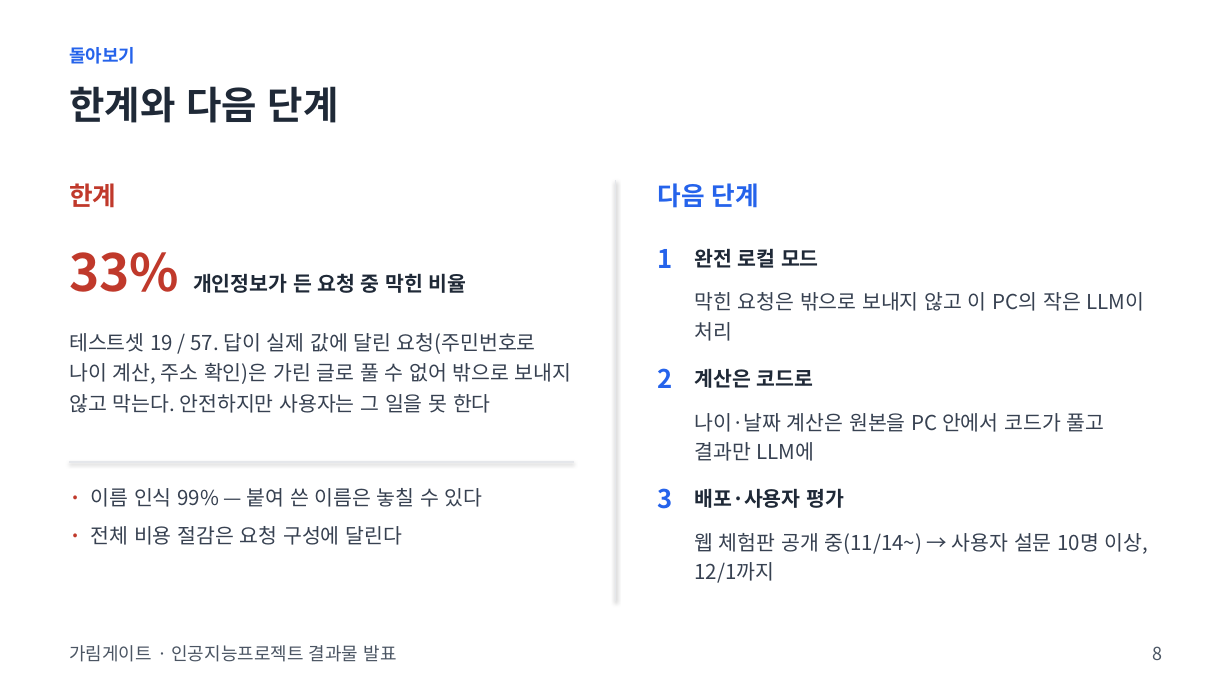
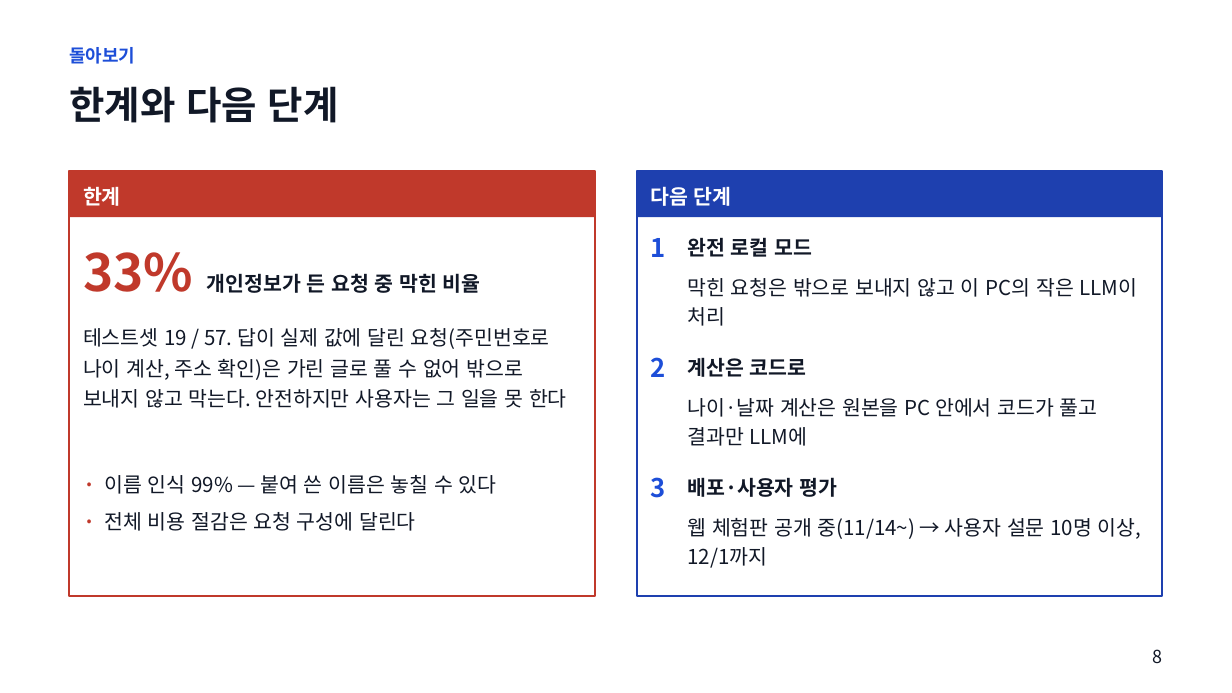
Before and after one commit to baesanggue/ai-gateway, a slide deck: slide 8 of docs/presentation/2026-11-17-garimgate.pptx. Drawn at 1232x693 pixels with LibreOffice and Linux fonts; fonts in the diff are those of the drawing. Boxes give left, top, right and bottom in pixels: in the first picture for what was removed or moved away, otherwise in the second. Text is boxed around its words. In the diff, an @@ line names an element or a change of style, - is before the commit and + after.

```diff
--- a/docs/presentation/2026-11-17-garimgate.pptx
+++ b/docs/presentation/2026-11-17-garimgate.pptx
@@ rectangle added at box(69, 171, 595, 596), fill #FFFFFF, outline #C0392B 1.5 pt @@
@@ rectangle added at box(69, 171, 595, 217), fill #C0392B @@
@@ text "한계": place and size @@
-text "한계" at box(69, 183, 116, 208)
+text "한계" at box(83, 187, 121, 206)
@@ text "한계" at box(83, 187, 121, 206): size 20 to 16 pt, text colour #C0392B to #FFFFFF; vertical alignment top to middle @@
@@ rectangle added at box(637, 171, 1163, 596), fill #FFFFFF, outline #1E40AF 1.5 pt @@
@@ rectangle added at box(637, 171, 1163, 217), fill #1E40AF @@
@@ text "다음 단계" at box(651, 186, 732, 206): size 20 to 16 pt, text colour #2563EB to #FFFFFF; vertical alignment top to middle @@
@@ line removed from (616, 180) to (616, 601) @@
@@ text "33% 개인정보가 든 요청 중 ...": place and size @@
-text "33% 개인정보가 든 요청 중 ..." at box(69, 252, 467, 293)
+text "33% 개인정보가 든 요청 중 ..." at box(83, 252, 481, 293)
@@ text "33% 개인정보가 든 요청 중 ..." at box(83, 252, 481, 293): text colour #1F2937 to #111827 in "개인정보가 든 요청 중 막힌 비율" @@
@@ text "완전 로컬 모드": place and size @@
-text "완전 로컬 모드" at box(694, 248, 819, 268)
+text "완전 로컬 모드" at box(687, 237, 812, 257)
@@ text "막힌 요청은 밖으로 보내지 않고 ...": place and size @@
-text "막힌 요청은 밖으로 보내지 않고 ..." at box(694, 292, 1145, 341)
+text "막힌 요청은 밖으로 보내지 않고 ..." at box(687, 278, 1138, 326)
@@ text "테스트셋 19 / 57. 답이 ...": place and size @@
-text "테스트셋 19 / 57. 답이 ..." at box(69, 333, 572, 413)
+text "테스트셋 19 / 57. 답이 ..." at box(83, 328, 567, 408)
@@ text colour #2563EB to #1D4ED8 in 4 elements at box(69, 47, 135, 64), box(650, 477, 665, 498), box(650, 238, 665, 257), box(650, 357, 665, 377) @@
@@ 3 texts: place and size @@
-3 texts at box(657, 249, 672, 509)
+3 texts at box(650, 238, 665, 498)
@@ text "계산은 코드로": place and size @@
-text "계산은 코드로" at box(694, 368, 814, 388)
+text "계산은 코드로" at box(687, 357, 807, 377)
@@ text colour #374151 to #111827 in 4 elements at box(83, 328, 567, 408), box(687, 278, 1138, 326), box(687, 518, 1141, 568), box(687, 398, 1098, 446) @@
@@ text "나이·날짜 계산은 원본을 PC 안에서 ...": place and size @@
-text "나이·날짜 계산은 원본을 PC 안에서 ..." at box(694, 413, 1105, 461)
+text "나이·날짜 계산은 원본을 PC 안에서 ..." at box(687, 398, 1098, 446)
@@ line removed from (69, 462) to (574, 462) @@
@@ text "· 이름 인식 99% — ...": place and size @@
-text "· 이름 인식 99% — ..." at box(91, 488, 483, 545)
+text "· 이름 인식 99% — ..." at box(105, 475, 497, 531)
@@ text "· 이름 인식 99% — ..." at box(105, 475, 497, 531): text colour #374151 to #111827; indent changed @@
@@ text colour #1F2937 to #111827 in 4 elements at box(69, 86, 339, 123), box(687, 237, 812, 257), box(687, 357, 807, 377), box(687, 477, 837, 497) @@
@@ text "배포·사용자 평가": place and size @@
-text "배포·사용자 평가" at box(694, 488, 844, 508)
+text "배포·사용자 평가" at box(687, 477, 837, 497)
@@ text "웹 체험판 공개 중(11/14~) → ...": place and size @@
-text "웹 체험판 공개 중(11/14~) → ..." at box(694, 533, 1148, 583)
+text "웹 체험판 공개 중(11/14~) → ..." at box(687, 518, 1141, 568)
@@ text removed at box(69, 645, 396, 662) @@
-가림게이트 · 인공지능프로젝트 결과물 발표
@@ text "8" at box(1152, 649, 1162, 663): text colour #4B5563 to #111827 @@
```
Also in this commit, not shown: 8 other slides changed, 2 other files.
